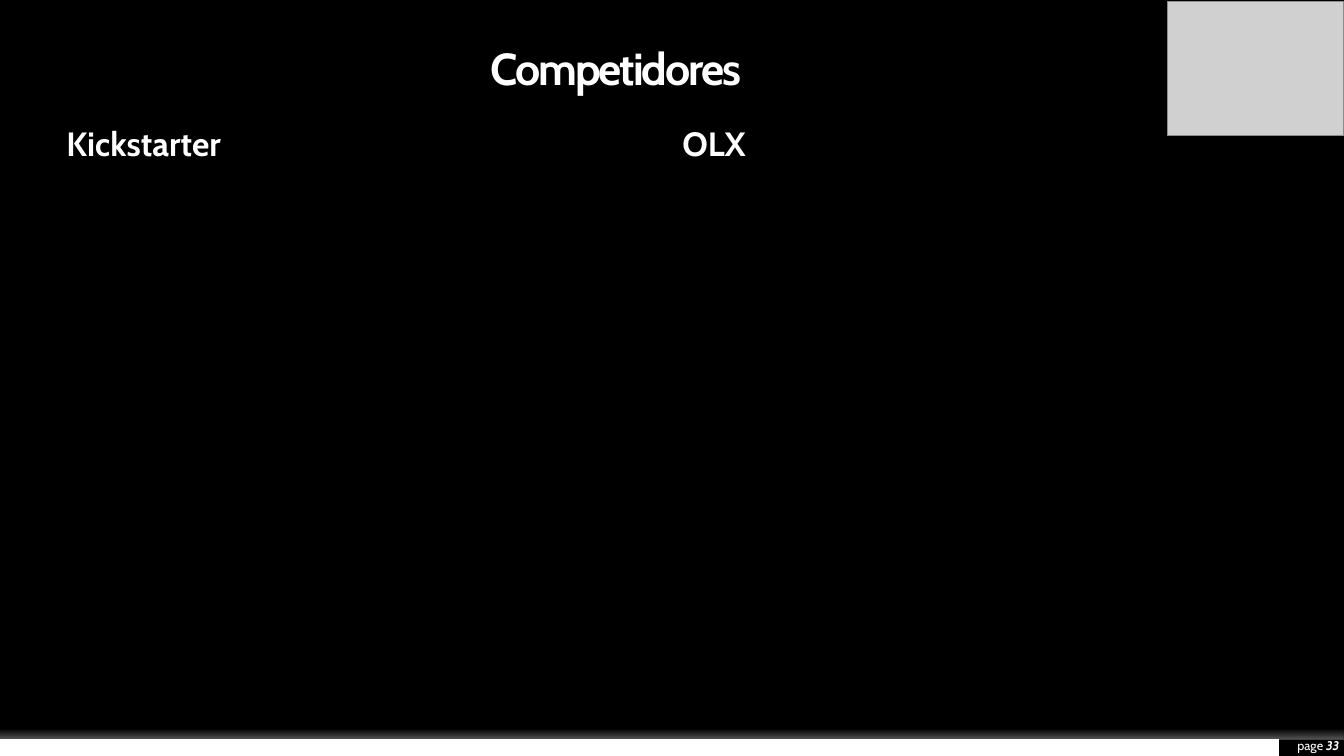
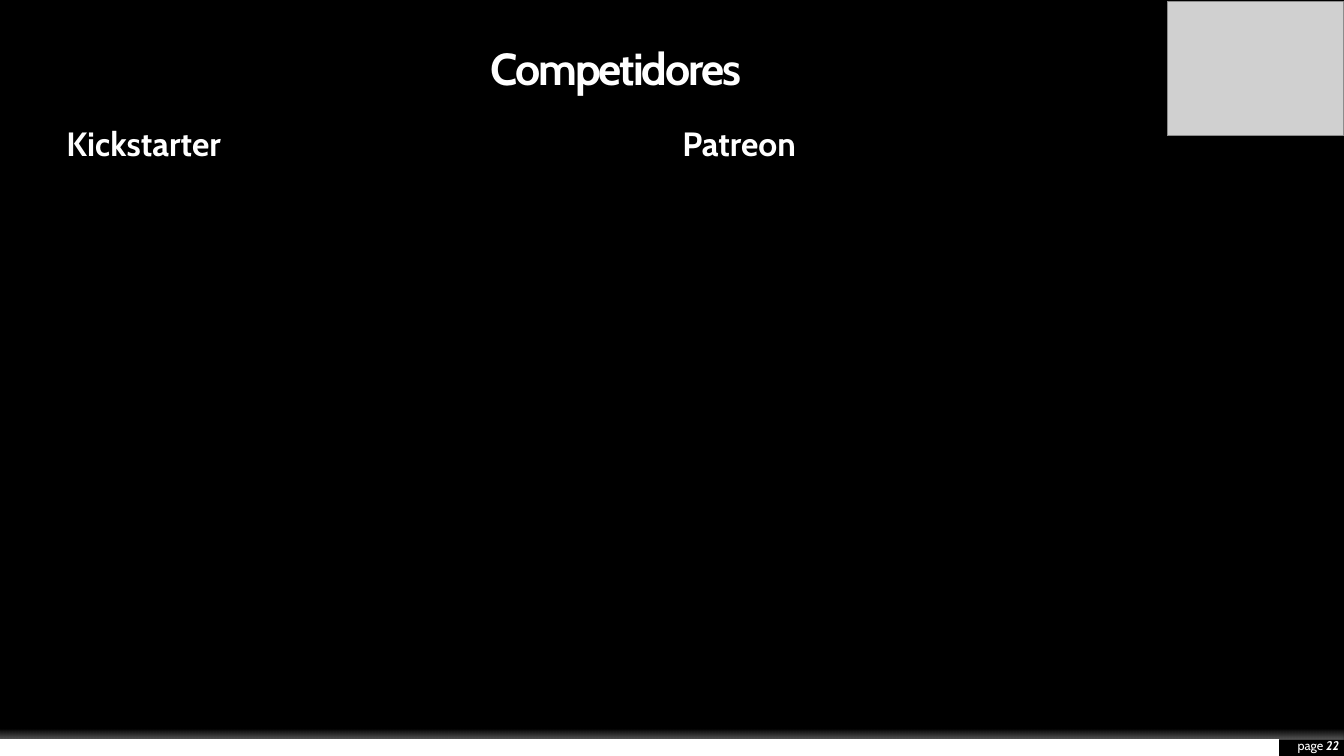
Before and after one commit to KevinHern/ingsoft, a slide deck: slide 22 of Docs/Presentacion_Final/final.pptx (slide 33 before the commit). Drawn at 1344x756 pixels with LibreOffice and Linux fonts; fonts in the diff are those of the drawing; grey boxes stand for pictures; background and template pictures are left out. Boxes give left, top, right and bottom in pixels: in the first picture for what was removed or moved away, otherwise in the second. Text is boxed around its words. In the diff, an @@ line names an element or a change of style, - is before the commit and + after.

Commit message:
Update

```diff
--- a/Docs/Presentacion_Final/final.pptx
+++ b/Docs/Presentacion_Final/final.pptx
@@ text at [682,132,796,157]: text changed @@
-OLX
+Patreon
@@ page number at [1298,741,1339,753]: text changed @@
-page 33
+page 22
```
Also in this commit, not shown: 11 slides removed.
